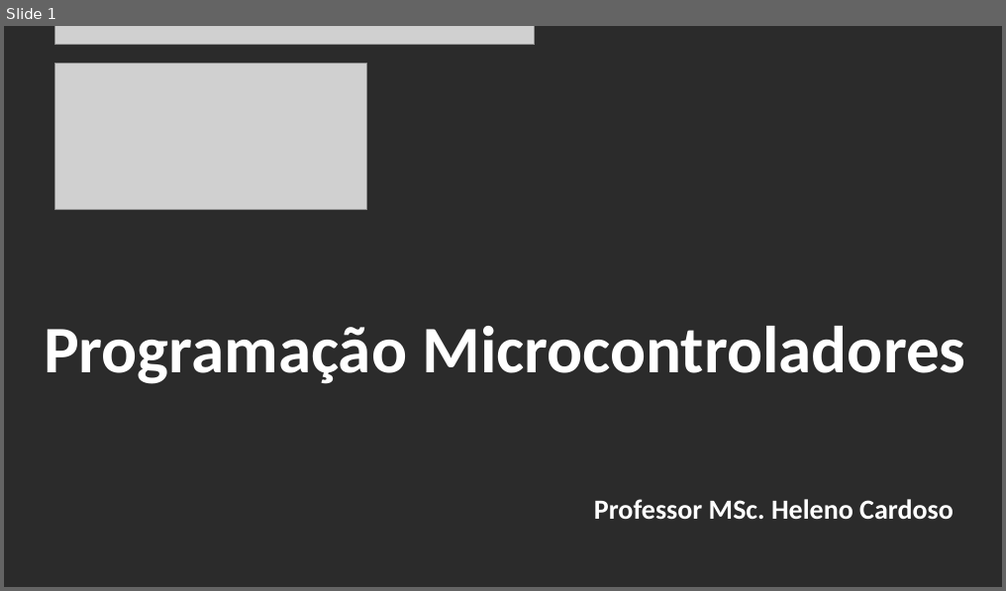
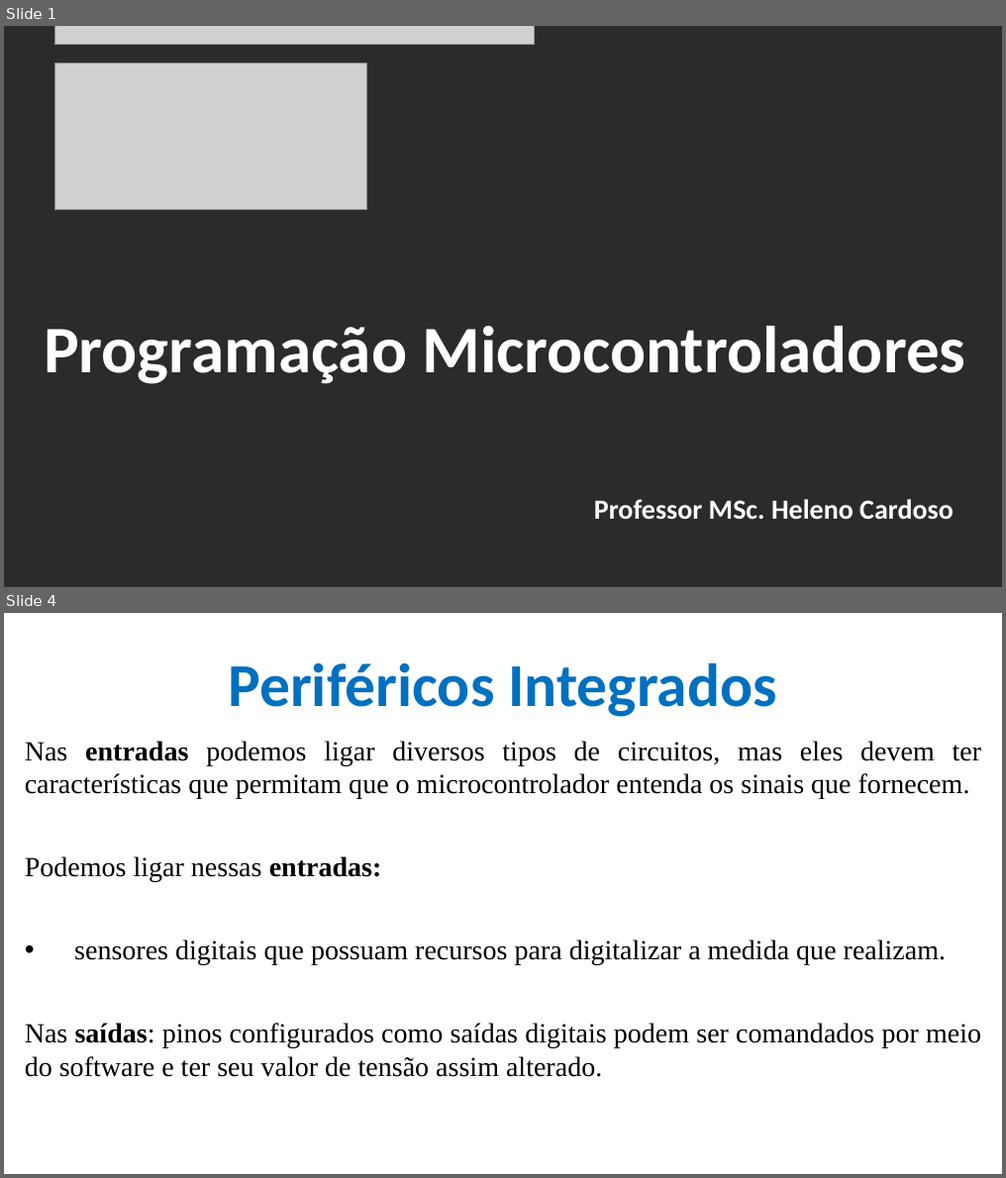
Before and after one commit to CloudEducationBrazil/WydenArea1ProgramacaoMicrocontroladores, a slide deck: 01 Classes/Aula 05 - Programação Microcontroladores - Periféricos Integrados - Portas e Conversores.pptx. Shown one above the other, each under a label of ours: slide 1 before the commit, slides 1 and 4 after it; the slides between them are not shown. The pictures are 1006x591 and 1006x1178 pixels, drawn with LibreOffice and Linux fonts; fonts in the diff are those of the drawing; grey boxes stand for pictures; background and template pictures are left out; a plain dark background stands for a picture behind light text. Boxes give left, top, right and bottom in pixels: in the first picture for what was removed or moved away, otherwise in the second. Text is boxed around its words. In the diff, an @@ line names an element or a change of style, - is before the commit and + after.

```diff
--- a/01 Classes/Aula 05 - Programação Microcontroladores - Periféricos Integrados - Portas e Conversores.pptx
+++ b/01 Classes/Aula 05 - Programação Microcontroladores - Periféricos Integrados - Portas e Conversores.pptx
@@ slide 4 added at bbox=[4, 613, 1002, 1174], background picture (left out) @@
@@ title added at bbox=[228, 663, 776, 717], 44 pt, text #0070C0, bold @@
+Periféricos Integrados
@@ text added at bbox=[25, 741, 982, 1077], 20 pt, text #000000 @@
+Nas entradas podemos ligar diversos tipos de circuitos, mas eles devem ter características que permitam que o microcontrolador entenda os sinais que fornecem.
+Podemos ligar nessas entradas:
+• sensores digitais que possuam recursos para digitalizar a medida que realizam.
+Nas saídas: pinos configurados como saídas digitais podem ser comandados por meio do software e ter seu valor de tensão assim alterado.
```
Also in this commit, not shown: 7 slides changed, 16 other slides added, 1 slide removed.
